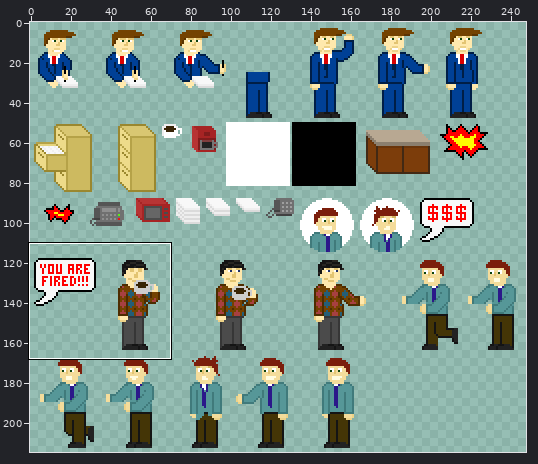
A sprite sheet gets an edit: src/assets/media/sprites.png. Above, an overview of the earlier version with the close-up marked.
Close-up. Before:
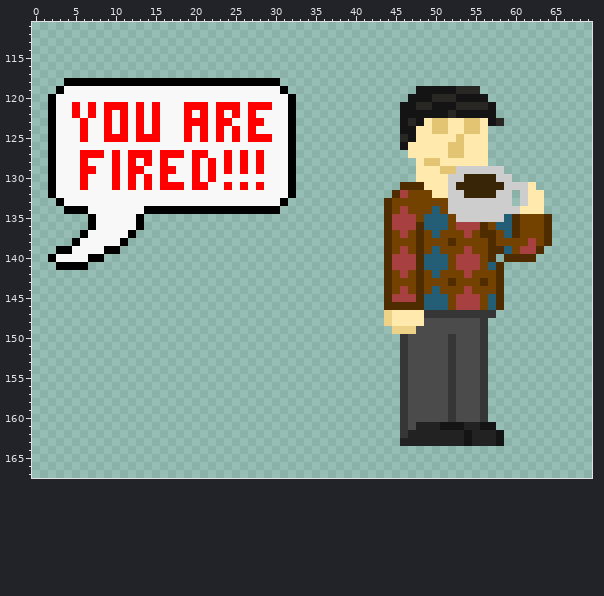
The file is 248x215 pixels. Pixels under 10% opacity are left out. Colours within 5 levels of each other are drawn and written as one. Shown: x 0..69, y 111..167. The old version is drawn lined up with the new one, on the new canvas. The wide view leaves out empty margins. The commit also changed other parts of the picture, which this record leaves out.
The same view after the edit:
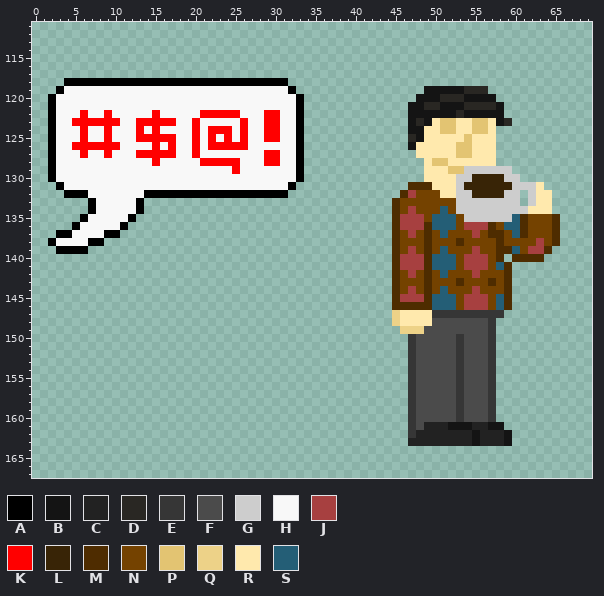
Palette (. is transparent): A #000000  B #141414  C #222222  D #292723  E #363636  F #4b4b4b  G #cdcdcd  H #f8f8f8  J #a74040  K #ff0000  L #382406  M #4e2c00  N #744200  P #e3c472  Q #edd288  R #ffe9ad  S #245e76
The edit:
canvas 248x215 -> 249x215
Changed rows in their new state; - is an unchanged pixel.
first column x 2:
118 -----------------------------A----------------------------------
119 -----------------------------HA---------------.----B--D---------
120 ------------------------------HA-------------.--B--D---B--------
121 ---H-H-HHH-H-H---HHH-HHH-HHH--HA------------.-B-D--B---DB-------
122 ---HKH---H-H-----H--K-K--H-KK-HA------------.-----BD----B-------
123 ---K-KK-KH--K-KK-H-H-HH-KHHKK-HA------------.BDBR-P-R-PRBD------
124 ---------H-------HKHK-KHKH-KK-HA------------.-B-R-P-R-PR--------
125 --------HH----KK-HKHKHKHKHH-K-HA------------.DB----RP--R--------
126 ---KKKKKK----K-K--K-KKKKK-----HA------------.B----R-P--R--------
127 -----HHKH-H--K--H--H--H-H-HKK-HA-------------.----R-P--R--------
128 ----H---H-H-HKH---HK-K-KH-HKK-HA--------------.R-P-----R--------
129 ----HH--H-HH--HH--H-H-HKH-H---HA--------------.--R-P-----G------
130 ----H---H-H-H-H---H-H---------HA--------------.---R-G---L-G-----
131 .A--H---H-H-H-HHH-HH--H-H-H-----------------.--M--RG-----L--GR--
132 ..AAA-------AAAAAAAAAAAAAAAAAA.------------.MJ--N-R-G---L-G.G-R-
133 -....A-----A..................------------.M------N-------G.G-R-
134 --...A-----A.................-------------.MNJ--NSN--------G--R-
135 ----AH----A.------------------------------.M--JN--SN-----GSM--NM
136 ---AHH---A..------------------------------.M--JM--SN--JMN-SM--NM
137 -AAHH--AA..-------------------------------.MNJNMNS--NJN-MNSM--NM
138 AHHH-AA...--------------------------------.M--NM--NM---NM---NJNM
139 ---AA....---------------------------------.MNJNMNS--NJ-N-MSN-JM-
140 .......-----------------------------------.M--JM--SN--JNM.---M--
141 -....-------------------------------------.M--JM--SN--JNSM------
142 ------------------------------------------.MNJNMNS--NJ--NM------
143 ------------------------------------------.M--NM--NM--NMNM------
144 ------------------------------------------.MNJNMNS--NJ--NM------
145 ------------------------------------------.M--JM--SN--JNSM------
146 ------------------------------------------.----M--SN--JNSM------
147 ------------------------------------------.Q---R--------E-------
148 ------------------------------------------.Q---R------FE--------
149 -------------------------------------------.--Q-------FE--------
150 --------------------------------------------.E----FE--FE--------
151 --------------------------------------------.E----FE--FE--------
152 --------------------------------------------.E----FE--FE--------
153 --------------------------------------------.E----FE--FE--------
154 --------------------------------------------.E----FE--FE--------
155 --------------------------------------------.E----FE--FE--------
156 --------------------------------------------.E----FE--FE--------
157 --------------------------------------------.E----FE--FE--------
158 --------------------------------------------.E----FE--FE--------
159 --------------------------------------------.E----FE--FE--------
160 --------------------------------------------.E----FE--FE--------
161 --------------------------------------------.EF--C--B-C-B-------
162 --------------------------------------------.E------CB--CB------
163 --------------------------------------------.-------CB--CB------
Boxes around the changes in both close-ups, in picture pixels (x1, y1, x2, y2):
changed: (48, 78, 304, 270)
changed: (384, 86, 560, 446)
